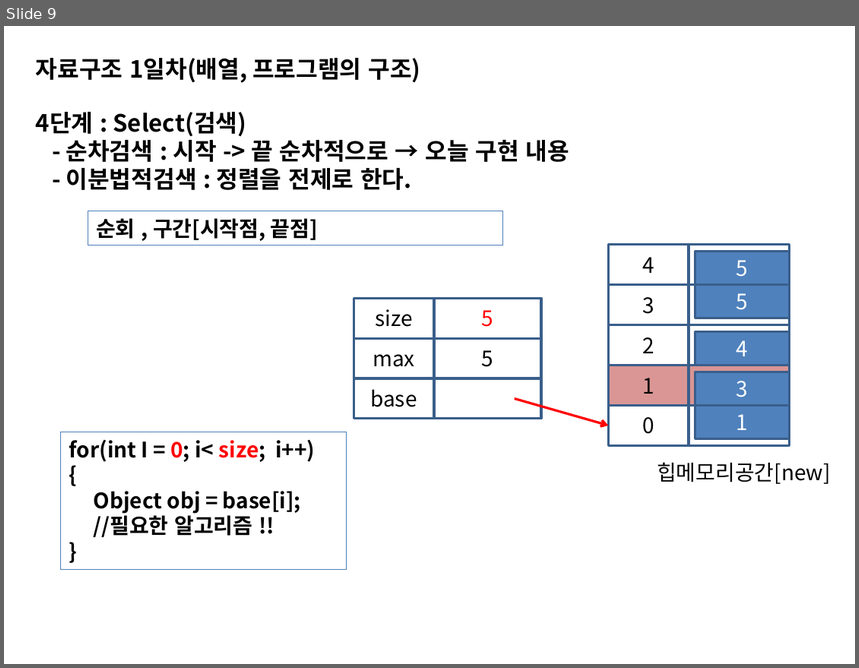
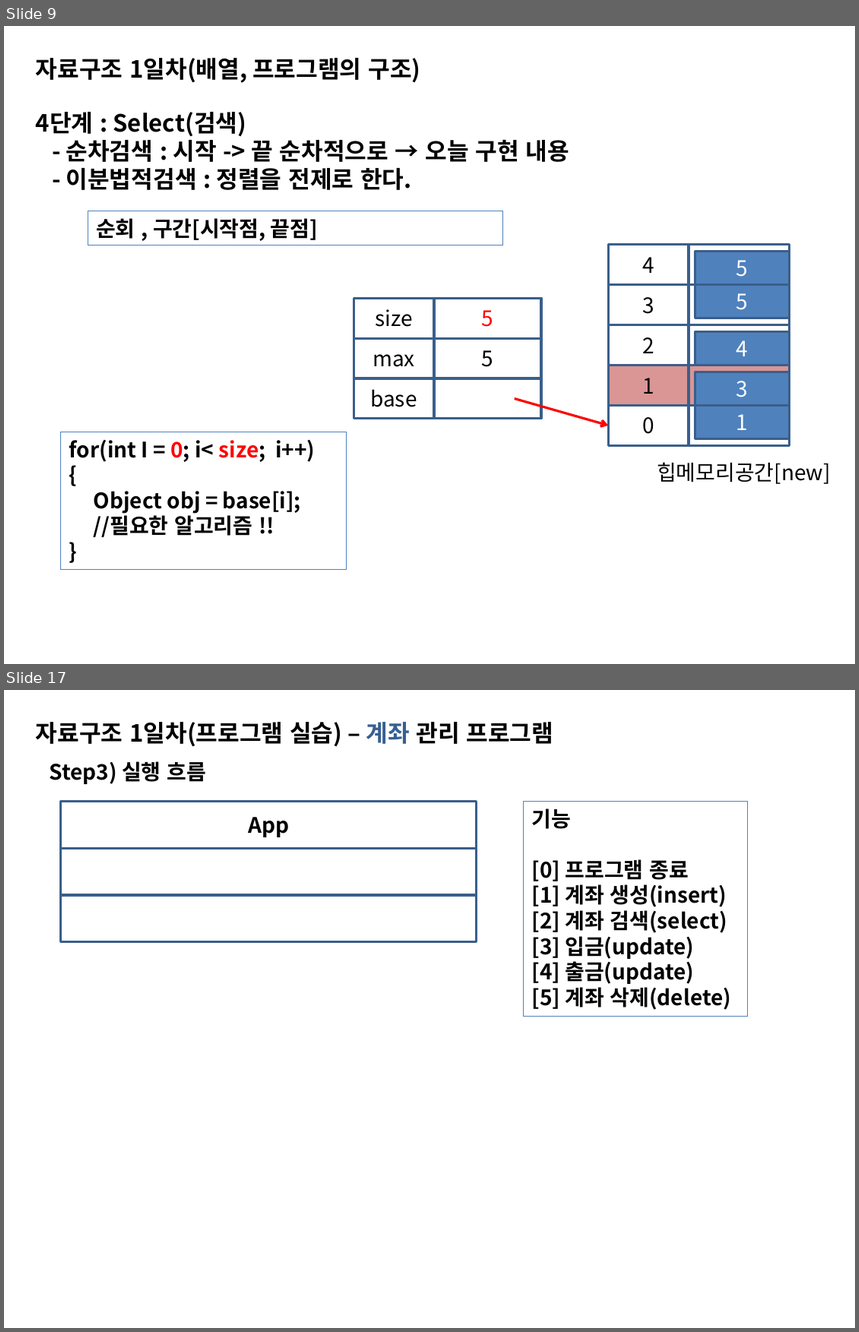
Before and after one commit to sing2song/TILDS, a slide deck: Java자료구조.pptx. Shown one above the other, each under a label of ours: slide 9 before the commit, slides 9 and 17 after it; the slides between them are not shown. The pictures are 859x668 and 859x1332 pixels, drawn with LibreOffice and Linux fonts; fonts in the diff are those of the drawing. Boxes give left, top, right and bottom in pixels: in the first picture for what was removed or moved away, otherwise in the second. Text is boxed around its words. In the diff, an @@ line names an element or a change of style, - is before the commit and + after.

```diff
--- a/Java자료구조.pptx
+++ b/Java자료구조.pptx
@@ slide 17 added at box(4, 690, 855, 1328), background #FFFFFF @@
@@ text added at box(36, 722, 554, 746), 20 pt, text #000000, bold @@
+자료구조 1일차(프로그램 실습) – 계좌 관리 프로그램
@@ text added at box(49, 761, 206, 784), 18 pt, text #000000, bold @@
+Step3) 실행 흐름
@@ rectangle added at box(61, 802, 477, 848), fill #FFFFFF, outline #3A5F8C 2 pt, 18 pt, text #000000, bold @@
+App
@@ rectangle added at box(523, 802, 748, 1016), outline #4F81BD 0.75 pt, 18 pt, text #000000, bold @@
+기능
+[0] 프로그램 종료
+[1] 계좌 생성(insert)
+[2] 계좌 검색(select)
+[3] 입금(update)
+[4] 출금(update)
+[5] 계좌 삭제(delete)
@@ rectangle added at box(61, 848, 477, 895), fill #FFFFFF, outline #3A5F8C 2 pt @@
@@ rectangle added at box(61, 895, 477, 942), fill #FFFFFF, outline #3A5F8C 2 pt @@
```
Also in this commit, not shown: 2 slides changed, 6 other slides added, 3 other files.
